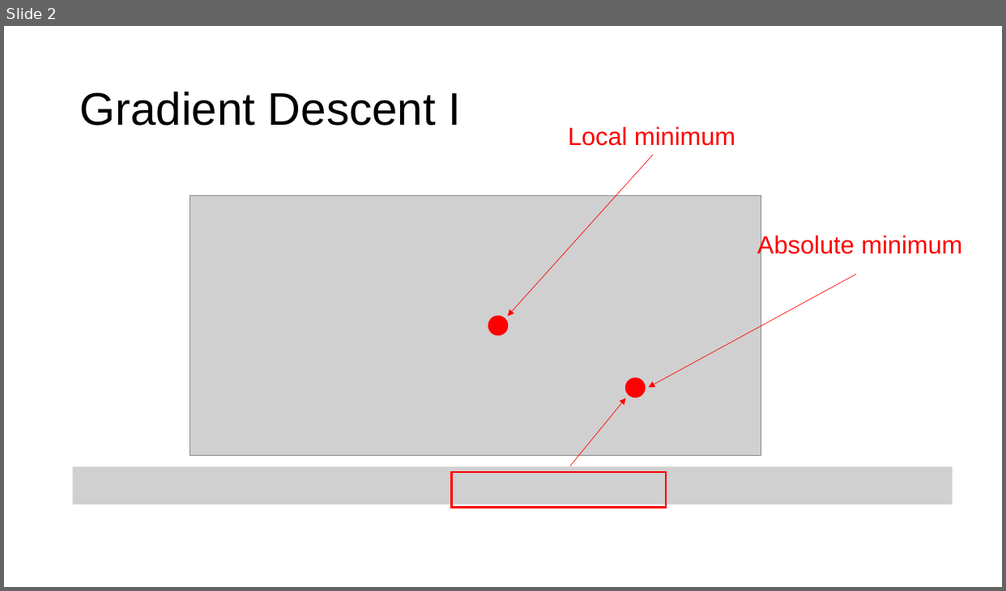
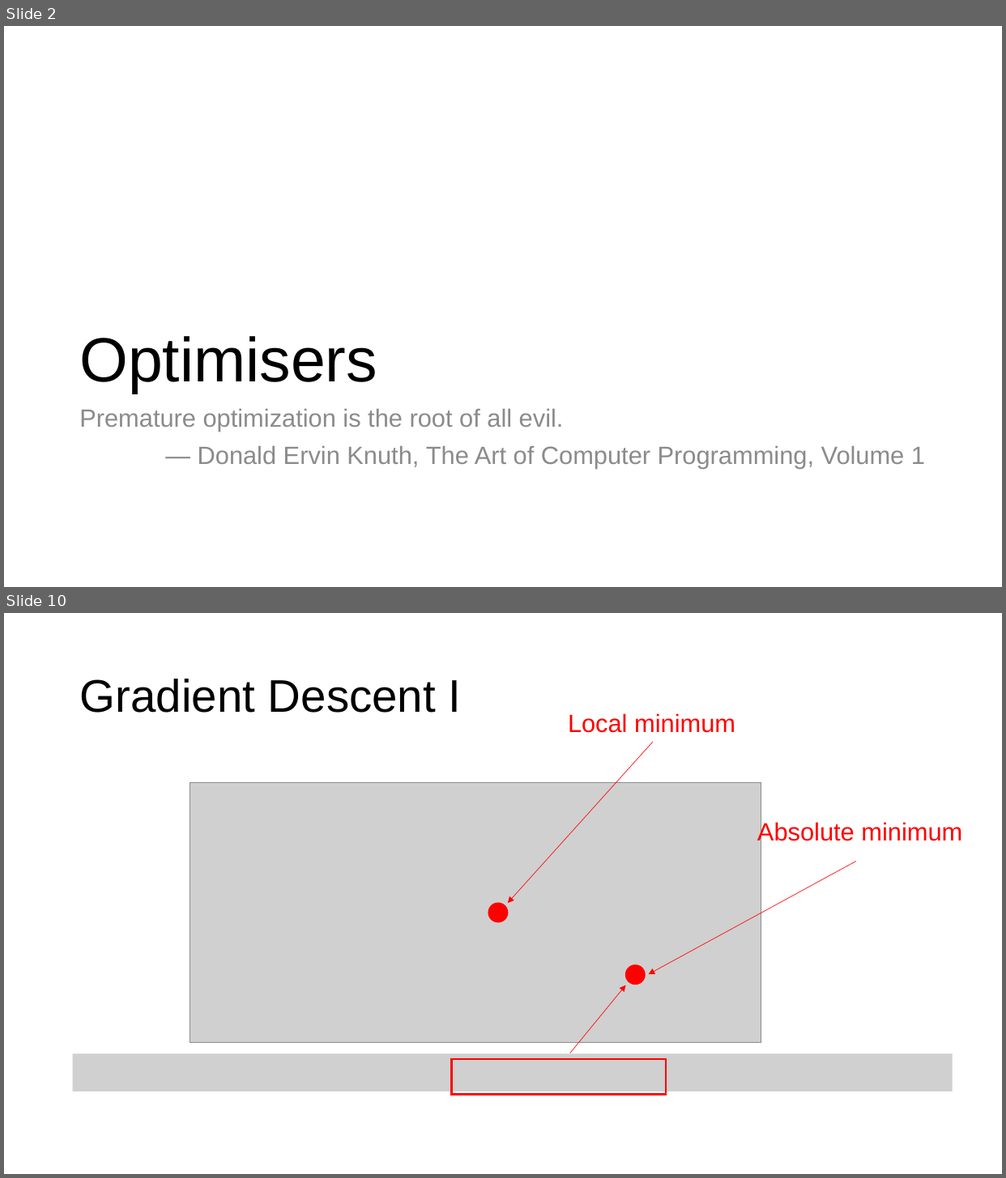
Before and after one commit to toelt-llc/MACHINE-LEARNING-SCHOOL-INAF, a slide deck: DAY1/02 - Calculus and Gradient Descent/Gradient Descent Part I.pptx. Shown one above the other, each under a label of ours: slide 2 before the commit, slides 2 and 10 after it; the slides between them are not shown. The pictures are 1006x591 and 1006x1178 pixels, drawn with LibreOffice and Linux fonts; fonts in the diff are those of the drawing; grey boxes stand for pictures. Boxes give left, top, right and bottom in pixels: in the first picture for what was removed or moved away, otherwise in the second. Text is boxed around its words. In the diff, an @@ line names an element or a change of style, - is before the commit and + after.

```diff
--- a/DAY1/02 - Calculus and Gradient Descent/Gradient Descent Part I.pptx
+++ b/DAY1/02 - Calculus and Gradient Descent/Gradient Descent Part I.pptx
@@ slide 2 added at <box>4,26,1002,587</box>, background #FFFFFF @@
@@ title added at <box>79,336,377,394</box>, 60 pt, text #000000 @@
+Optimisers
@@ text added at <box>79,409,925,468</box>, 24 pt, text #8C8C8C @@
+Premature optimization is the root of all evil.
+― Donald Ervin Knuth, The Art of Computer Programming, Volume 1
@@ what was slide 2 is now slide 10 @@
```
Also in this commit, not shown: 9 other slides added, 1 slide removed, 3 other files.
